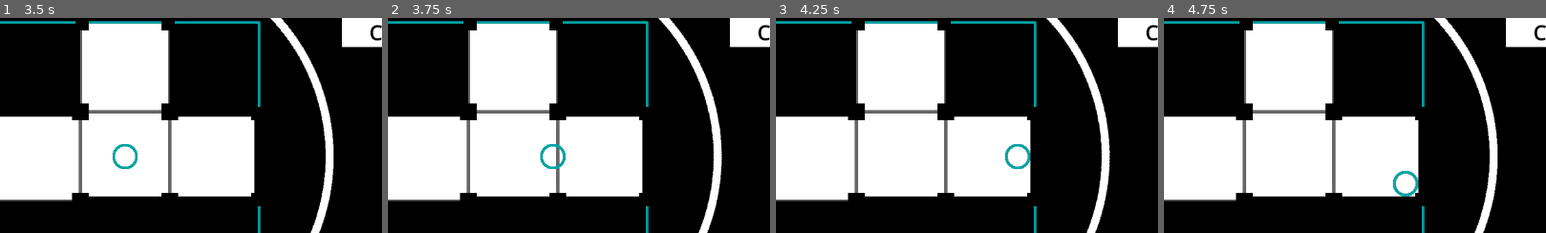
Above: before the commit, frames 1-4 (left to right).
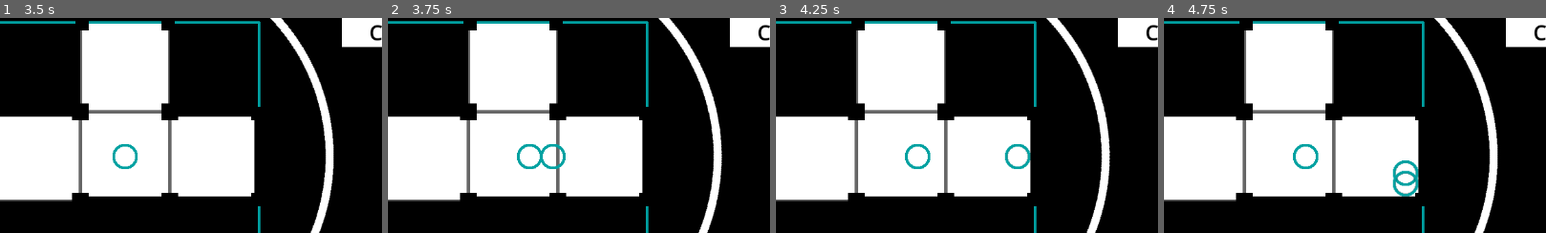
Above: after the commit, the same moments.

Repository: entityJY/hyperedi
Game: Godot game, scene res://ui/start_game.tscn
Two runs of this game, one before a commit and one after it. Both use one fixed random seed, a clock stepped at 60 frames per second and the inputs below. Sound files missing from this copy of the repository are replaced by a short silence.
Inputs:
- Up to frame 1 (3.5 s): click "Start Game" at 0.5 s; click "Restart" at 1.25 s; click "Restart" at 2 s; click "Restart" at 2.75 s
- Up to frame 2 (3.75 s): hold D (right) from 3.53 s (still down); tap Space (place, bound only after the commit) at 3.6 s
- Up to frame 3 (4.25 s): keep holding D (right)
- Up to frame 4 (4.75 s): release D (right) at 4.28 s; hold S (down) from 4.28 s (still down); tap Space (place, bound only after the commit) at 4.35 s
The pictures show only the part of the screen within x 34-84%, y 18-68%; the shares and areas given below are measured in that part.

Frame 1 is identical in both runs. In frame 2, 0.3% of the frame differs, in the area x 33-40%, y 58-71%; in frame 3, 0.3%; in frame 4, 0.6%, in the area x 33-67%, y 58-79%.

Commit message:
feat: add ability for players to place markers

Diff:
--- a/hyperplane_dungeon/dungeon.gd
+++ b/hyperplane_dungeon/dungeon.gd
@@ -46,6 +46,7 @@
 func enable_neighbor_tiles(tile: Tile):
 
 	compass.current_tile = tile
+	player.current_tile = tile
 
 	debug_label.text = "Current tile: " + tile.hyperplane_node.get_coordinates_nice() + "\n\n+-+-+-+-+\n\n"
 	debug_label.text += "Reachable Neighbors:\n" + tile.hyperplane_node.get_neighbors_nice() + "\n+-+-+-+-+\n\nReachable Neighbors:\n---------\n"
--- a/player/player.gd
+++ b/player/player.gd
@@ -1,12 +1,31 @@
 extends CharacterBody2D
 class_name Player
 
+@export var SPEED = 300.0
+@export var sprite: Sprite2D
 
-@export var SPEED = 300.0
-
+var current_tile: Tile
+var markers: Array[Sprite2D]
 
 func _physics_process(_delta: float) -> void:
 
 	velocity = Vector2(Input.get_axis("left", "right"), Input.get_axis("up", "down")) * SPEED
 
 	move_and_slide()
+
+func _process(_delta: float) -> void:
+	if Input.is_action_just_pressed("place") and is_instance_valid(current_tile):
+		print("place tile")
+		var duped_sprite = sprite.duplicate()
+		duped_sprite.modulate = Color.from_string("00a1a1", Color.CYAN)
+		var saved_position = global_position
+		var saved_rotation = global_rotation
+		current_tile.add_child(duped_sprite)
+
+		duped_sprite.global_position = saved_position
+		duped_sprite.global_rotation = saved_rotation
+		markers.append(duped_sprite)
+
+		if len(markers) > 5:
+			print("removed a tile")
+			markers.pop_front().queue_free()
--- a/player/player.tscn
+++ b/player/player.tscn
@@ -18,11 +18,12 @@
 [sub_resource type="CircleShape2D" id="CircleShape2D_kqu6x"]
 radius = 19.235384
 
-[node name="Player" type="CharacterBody2D" unique_id=953885872]
+[node name="Player" type="CharacterBody2D" unique_id=953885872 node_paths=PackedStringArray("sprite")]
 modulate = Color(0, 0.6310074, 0.6318191, 1)
 z_index = 2
 motion_mode = 1
 script = ExtResource("1_oul6g")
+sprite = NodePath("Sprite2D")
 
 [node name="Sprite2D" type="Sprite2D" parent="." unique_id=1873928384]
 texture = SubResource("GradientTexture2D_kqu6x")
--- a/project.godot
+++ b/project.godot
@@ -54,6 +54,12 @@
 "events": [Object(InputEventKey,"resource_local_to_scene":false,"resource_name":"","device":-1,"window_id":0,"alt_press …(195 unchanged characters)…
 ]
 }
+place={
+"deadzone": 0.2,
+"events": [Object(InputEventKey,"resource_local_to_scene":false,"resource_name":"","device":-1,"window_id":0,"alt_pressed":false,"shift_pressed":false,"ctrl_pressed":false,"meta_pressed":false,"pressed":false,"keycode":0,"physical_keycode":32,"key_label":0,"unicode":32,"location":0,"echo":false,"script":null)
+, Object(InputEventKey,"resource_local_to_scene":false,"resource_name":"","device":-1,"window_id":0,"alt_pressed":false,"shift_pressed":false,"ctrl_pressed":false,"meta_pressed":false,"pressed":false,"keycode":0,"physical_keycode":4194325,"key_label":0,"unicode":0,"location":0,"echo":false,"script":null)
+]
+}
 
 [rendering]
 
